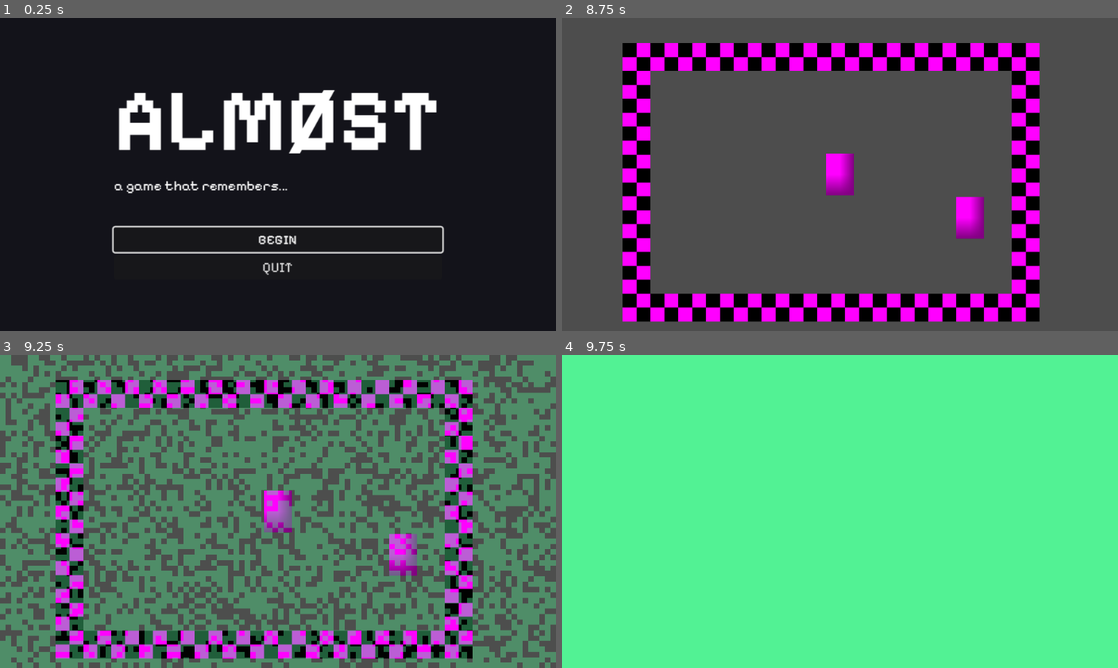
Above: before the commit, frames 1-4 (two rows, left to right).
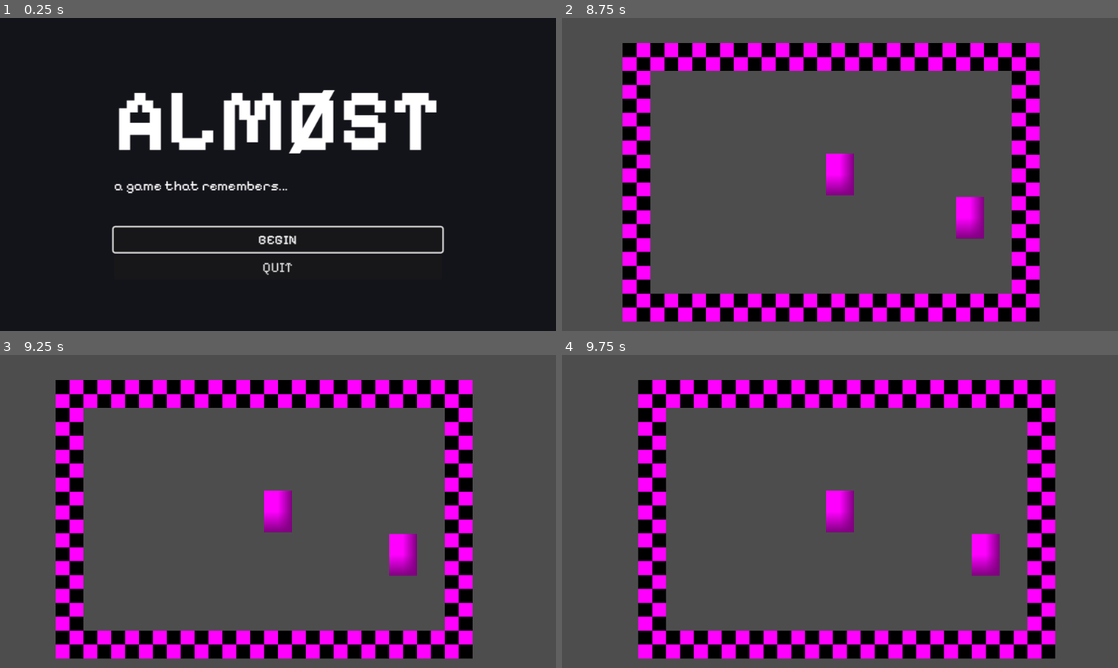
Above: after the commit, the same moments.

Repository: northstarstudios/almost
Game: Godot game, scene res://scenes/ui/main_menu.tscn
Two runs of this game, one before a commit and one after it. Both use one fixed random seed, a clock stepped at 60 frames per second and the inputs below.
Inputs:
- Up to frame 1 (0.25 s): no input
- Up to frame 2 (8.75 s): click "BEGIN" at 0.5 s; tap Enter (interact) at 1.25, 2.1, 3.6, 5.1, 6.6, 8.1 s; hold D (move_right) 1.28-2.03 s; hold Enter (interact) 1.28-2.03 s; tap R (reset_test) at 2, 2.75, 5, 5.65 s; hold Shift (back) 2.03-2.78 s; hold D (move_right) 2.78-3.53 s; hold Enter (interact) 2.78-3.53 s; hold W (move_up) 3.53-4.28 s; hold Enter (interact) 4.28-5.03 s; hold A (move_left) 4.28-5.78 s; tap Escape (menu, bound only after the commit) at 4.9 s; hold Shift (back) 5.78-6.53 s; hold Enter (interact) 5.78-6.53 s; hold D (move_right) 6.53-7.28 s; hold W (move_up) 7.28-8.03 s; hold Enter (interact) 7.28-8.03 s; hold D (move_right) from 8.03 s (still down)
- Up to frame 3 (9.25 s): release D (move_right) at 8.78 s; hold Shift (back) from 8.78 s (still down); hold Enter (interact) from 8.78 s (still down)
- Up to frame 4 (9.75 s): release Shift (back) at 9.53 s; release Enter (interact) at 9.53 s; hold A (move_left) from 9.53 s (still down); tap Enter (interact) at 9.6 s

Frames 1-2 are identical in both runs. In frame 3, 64% of the frame differs, in the area x 0-100%, y 0-100%; in frame 4, 100%.

Commit message:
pause menu so you can reset nicely!

Diff:
--- a/project.godot
+++ b/project.godot
@@ -70,10 +70,6 @@
 }
 menu={
 "deadzone": 0.2,
-"events": []
-}
-quit={
-"deadzone": 0.2,
 "events": [Object(InputEventKey,"resource_local_to_scene":false,"resource_name":"","device":-1,"window_id":0,"alt_press …(195 unchanged characters)…
 ]
 }
--- a/scenes/rooms/beginning/beginning_room.tscn
+++ b/scenes/rooms/beginning/beginning_room.tscn
@@ -1,10 +1,11 @@
-[gd_scene load_steps=11 format=4 uid="uid://b0b8n1eukmy7o"]
+[gd_scene load_steps=12 format=4 uid="uid://b0b8n1eukmy7o"]
 
 [ext_resource type="PackedScene" uid="uid://ds5legxsulxns" path="res://scenes/player/player.tscn" id="1_0cb1q"]
 [ext_resource type="PackedScene" uid="uid://04n106rmghl6" path="res://scenes/ui/dialogue_box.tscn" id="2_0cb1q"]
 [ext_resource type="Script" uid="uid://s3c7hm3mu0mw" path="res://scripts/beginning_room.gd" id="3_room"]
 [ext_resource type="PackedScene" path="res://scenes/ui/reset_transition.tscn" id="4_reset"]
 [ext_resource type="Texture2D" uid="uid://f5y0ivt0xyf" path="res://assets/sprites/templateTilemap.png" id="5_tiles"]
+[ext_resource type="PackedScene" uid="uid://bfb0gibajd70r" path="res://scenes/ui/pause_menu.tscn" id="6_pnfqk"]
 
 [sub_resource type="GDScript" id="GDScript_6pla5"]
 script/source = "extends Area2D
@@ -90,7 +91,6 @@
 
 [node name="OpeningFade" type="CanvasLayer" parent="."]
 layer = 10
-visible = false
 
 [node name="Overlay" type="ColorRect" parent="OpeningFade"]
 anchors_preset = 15
@@ -100,3 +100,5 @@
 grow_vertical = 2
 mouse_filter = 2
 color = Color(0.00453645, 0.00453645, 0.00453645, 1)
+
+[node name="PauseMenu" parent="." instance=ExtResource("6_pnfqk")]
--- /dev/null
+++ b/scenes/ui/pause_menu.tscn
@@ -0,0 +1,55 @@
+[gd_scene load_steps=3 format=3 uid="uid://bfb0gibajd70r"]
+
+[ext_resource type="Script" uid="uid://kqi1y88q8exm" path="res://scripts/pause_menu.gd" id="1_0lmf7"]
+[ext_resource type="Theme" uid="uid://dlig7630tjnen" path="res://themes/almost_theme.tres" id="1_6tw0m"]
+
+[node name="PauseMenu" type="CanvasLayer"]
+layer = 20
+script = ExtResource("1_0lmf7")
+
+[node name="Dim" type="ColorRect" parent="."]
+anchors_preset = 15
+anchor_right = 1.0
+anchor_bottom = 1.0
+grow_horizontal = 2
+grow_vertical = 2
+color = Color(0.05, 0.05, 0.05, 0.337255)
+
+[node name="CenterContainer" type="CenterContainer" parent="."]
+anchors_preset = 15
+anchor_right = 1.0
+anchor_bottom = 1.0
+grow_horizontal = 2
+grow_vertical = 2
+
+[node name="PanelContainer" type="PanelContainer" parent="CenterContainer"]
+layout_mode = 2
+
+[node name="MarginContainer" type="MarginContainer" parent="CenterContainer/PanelContainer"]
+layout_mode = 2
+
+[node name="VBoxContainer" type="VBoxContainer" parent="CenterContainer/PanelContainer/MarginContainer"]
+layout_mode = 2
+
+[node name="Title" type="Label" parent="CenterContainer/PanelContainer/MarginContainer/VBoxContainer"]
+layout_mode = 2
+theme = ExtResource("1_6tw0m")
+theme_type_variation = &"HeaderLarge"
+text = "PAUSED"
+horizontal_alignment = 1
+vertical_alignment = 1
+
+[node name="ResumeButton" type="Button" parent="CenterContainer/PanelContainer/MarginContainer/VBoxContainer"]
+layout_mode = 2
+theme = ExtResource("1_6tw0m")
+text = "RESUME"
+
+[node name="ResetButton" type="Button" parent="CenterContainer/PanelContainer/MarginContainer/VBoxContainer"]
+layout_mode = 2
+theme = ExtResource("1_6tw0m")
+text = "RESET"
+
+[node name="TitleButton" type="Button" parent="CenterContainer/PanelContainer/MarginContainer/VBoxContainer"]
+layout_mode = 2
+theme = ExtResource("1_6tw0m")
+text = "RETURN TO TITLE"
--- a/scripts/beginning_room.gd
+++ b/scripts/beginning_room.gd
@@ -4,11 +4,17 @@
 
 @onready var reset_transition: ResetTransition = $ResetTransition
 @onready var opening_fade: ColorRect = $OpeningFade/Overlay
+@onready var pause_menu: PauseMenu = $PauseMenu
+@onready var dialogue_box: DialogueBox = $DialogueBox
 
 var reset_returns_to_title := false
 
 func _ready() -> void:
 	reset_transition.transition_finished.connect(_on_reset_transition_finished)
+	pause_menu.resume_requested.connect(_on_pause_menu_resume_requested)
+	pause_menu.reset_requested.connect(_on_pause_menu_reset_requested)
+	pause_menu.title_requested.connect(_on_pause_menu_title_requested)
+
 	$OpeningFade.show()
 	opening_fade.modulate.a = 1.0
 	var tween := create_tween()
@@ -16,8 +22,9 @@
 	tween.tween_callback(opening_fade.hide)
 
 func _unhandled_input(event: InputEvent) -> void:
-	if event.is_action_pressed("back"):
-		start_reset(true)
+	if event.is_action_pressed("menu") and not event.is_echo() and not dialogue_box.visible:
+		pause_menu.open()
+		get_viewport().set_input_as_handled()
 	elif event.is_action_pressed("reset_test"):
 		start_reset(false)
 
@@ -28,8 +35,20 @@
 	if reset_transition.is_playing:
 		return
 
+	pause_menu.close()
 	reset_returns_to_title = return_to_title
 	reset_transition.play()
+
+func _on_pause_menu_resume_requested() -> void:
+	pause_menu.close()
+
+func _on_pause_menu_reset_requested() -> void:
+	pause_menu.close()
+	start_reset(false)
+
+func _on_pause_menu_title_requested() -> void:
+	pause_menu.close()
+	get_tree().change_scene_to_file(TITLE_SCENE)
 
 func _on_reset_transition_finished() -> void:
 	GameState.advance_loop()
--- /dev/null
+++ b/scripts/pause_menu.gd
@@ -0,0 +1,41 @@
+class_name PauseMenu
+extends CanvasLayer
+
+signal resume_requested
+signal reset_requested
+signal title_requested
+
+@onready var resume_button: Button = $CenterContainer/PanelContainer/MarginContainer/VBoxContainer/ResumeButton
+@onready var reset_button: Button = $CenterContainer/PanelContainer/MarginContainer/VBoxContainer/ResetButton
+@onready var title_button: Button = $CenterContainer/PanelContainer/MarginContainer/VBoxContainer/TitleButton
+
+func _ready() -> void:
+	process_mode = Node.PROCESS_MODE_ALWAYS
+	hide()
+
+	resume_button.pressed.connect(_on_resume_button_pressed)
+	reset_button.pressed.connect(_on_reset_button_pressed)
+	title_button.pressed.connect(_on_title_button_pressed)
+
+func open() -> void:
+	show()
+	get_tree().paused = true
+	resume_button.grab_focus()
+
+func close() -> void:
+	get_tree().paused = false
+	hide()
+
+func _unhandled_input(event: InputEvent) -> void:
+	if visible and event.is_action_pressed("back") and not event.is_echo():
+		resume_requested.emit()
+		get_viewport().set_input_as_handled()
+
+func _on_resume_button_pressed() -> void:
+	resume_requested.emit()
+
+func _on_reset_button_pressed() -> void:
+	reset_requested.emit()
+
+func _on_title_button_pressed() -> void:
+	title_requested.emit()
--- /dev/null
+++ b/themes/almost_theme.tres
@@ -0,0 +1,101 @@
+[gd_resource type="Theme" load_steps=9 format=3 uid="uid://dlig7630tjnen"]
+
+[ext_resource type="FontFile" uid="uid://cmttydh2xbtuj" path="res://assets/fonts/Pixelify_Sans/static/PixelifySans-Regular.ttf" id="1_regular"]
+[ext_resource type="FontFile" uid="uid://x6s8am4a6n2f" path="res://assets/fonts/Pixelify_Sans/static/PixelifySans-Medium.ttf" id="2_medium"]
+[ext_resource type="FontFile" uid="uid://dbu28eutodp1l" path="res://assets/fonts/Pixelify_Sans/static/PixelifySans-SemiBold.ttf" id="3_semibold"]
+[ext_resource type="FontFile" uid="uid://yatbsi6pafmh" path="res://assets/fonts/Pixelify_Sans/static/PixelifySans-Bold.ttf" id="4_bold"]
+
+[sub_resource type="StyleBoxFlat" id="StyleBoxFlat_button_hover"]
+content_margin_left = 18.0
+content_margin_top = 9.0
+content_margin_right = 18.0
+content_margin_bottom = 9.0
+bg_color = Color(0.22, 0.08, 0.24, 1)
+border_width_left = 2
+border_width_top = 2
+border_width_right = 2
+border_width_bottom = 2
+border_color = Color(1, 0.2, 0.91, 1)
+corner_radius_top_left = 4
+corner_radius_top_right = 4
+corner_radius_bottom_right = 4
+corner_radius_bottom_left = 4
+
+[sub_resource type="StyleBoxFlat" id="StyleBoxFlat_button_normal"]
+content_margin_left = 18.0
+content_margin_top = 9.0
+content_margin_right = 18.0
+content_margin_bottom = 9.0
+bg_color = Color(0.1, 0.105, 0.15, 1)
+border_width_left = 2
+border_width_top = 2
+border_width_right = 2
+border_width_bottom = 2
+border_color = Color(0.33, 0.35, 0.45, 1)
+corner_radius_top_left = 4
+corner_radius_top_right = 4
+corner_radius_bottom_right = 4
+corner_radius_bottom_left = 4
+
+[sub_resource type="StyleBoxFlat" id="StyleBoxFlat_button_pressed"]
+content_margin_left = 18.0
+content_margin_top = 9.0
+content_margin_right = 18.0
+content_margin_bottom = 9.0
+bg_color = Color(0.88, 0.1, 0.82, 1)
+border_width_left = 2
+border_width_top = 2
+border_width_right = 2
+border_width_bottom = 2
+border_color = Color(1, 0.78, 0.98, 1)
+corner_radius_top_left = 4
+corner_radius_top_right = 4
+corner_radius_bottom_right = 4
+corner_radius_bottom_left = 4
+
+[sub_resource type="StyleBoxFlat" id="StyleBoxFlat_panel"]
+content_margin_left = 16.0
+content_margin_top = 12.0
+content_margin_right = 16.0
+content_margin_bottom = 12.0
+bg_color = Color(0.055, 0.06, 0.09, 0.96)
+border_width_left = 2
+border_width_top = 2
+border_width_right = 2
+border_width_bottom = 2
+border_color = Color(0.88, 0.1, 0.82, 1)
+corner_radius_top_left = 6
+corner_radius_top_right = 6
+corner_radius_bottom_right = 6
+corner_radius_bottom_left = 6
+
+[resource]
+default_font = ExtResource("1_regular")
+default_font_size = 20
+Button/colors/font_color = Color(0.94, 0.95, 1, 1)
+Button/colors/font_focus_color = Color(1, 0.2, 0.91, 1)
+Button/colors/font_hover_color = Color(1, 0.88, 0.98, 1)
+Button/colors/font_pressed_color = Color(0.08, 0.04, 0.1, 1)
+Button/font_sizes/font_size = 22
+Button/fonts/font = ExtResource("2_medium")
+Button/styles/focus = SubResource("StyleBoxFlat_button_hover")
+Button/styles/hover = SubResource("StyleBoxFlat_button_hover")
+Button/styles/normal = SubResource("StyleBoxFlat_button_normal")
+Button/styles/pressed = SubResource("StyleBoxFlat_button_pressed")
+HeaderLarge/base_type = &"Label"
+HeaderLarge/colors/font_color = Color(1, 0.88, 0.98, 1)
+HeaderLarge/font_sizes/font_size = 64
+HeaderLarge/fonts/font = ExtResource("4_bold")
+HeaderMedium/base_type = &"Label"
+HeaderMedium/colors/font_color = Color(0.94, 0.95, 1, 1)
+HeaderMedium/font_sizes/font_size = 30
+HeaderMedium/fonts/font = ExtResource("3_semibold")
+Label/colors/font_color = Color(0.9, 0.92, 0.98, 1)
+Label/font_sizes/font_size = 20
+Label/fonts/font = ExtResource("2_medium")
+LineEdit/colors/font_color = Color(0.94, 0.95, 1, 1)
+LineEdit/font_sizes/font_size = 22
+LineEdit/fonts/font = ExtResource("2_medium")
+LineEdit/styles/normal = SubResource("StyleBoxFlat_button_normal")
+Panel/styles/panel = SubResource("StyleBoxFlat_panel")
+PanelContainer/styles/panel = SubResource("StyleBoxFlat_panel")
Not shown, added: scripts/pause_menu.gd.uid
